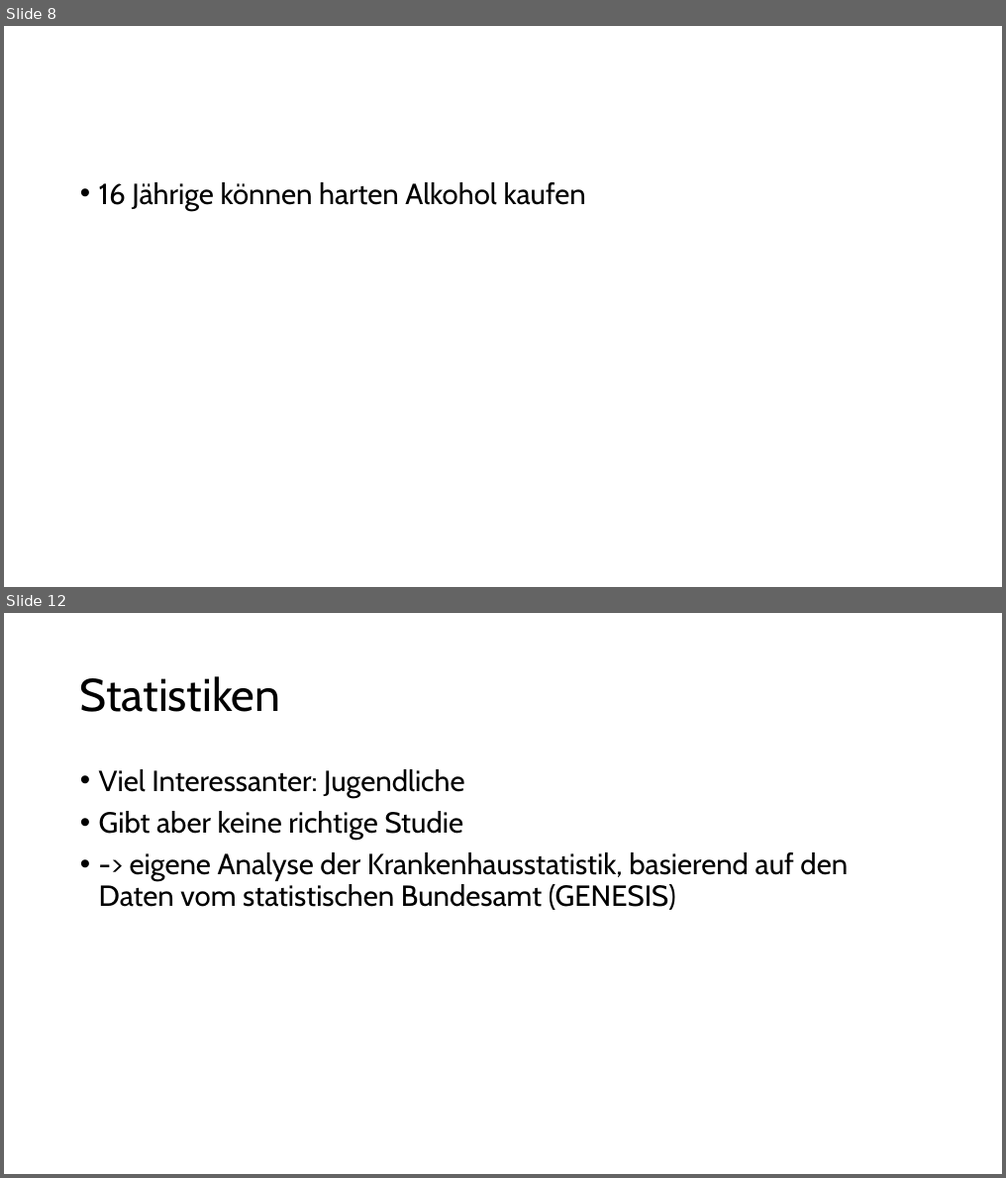
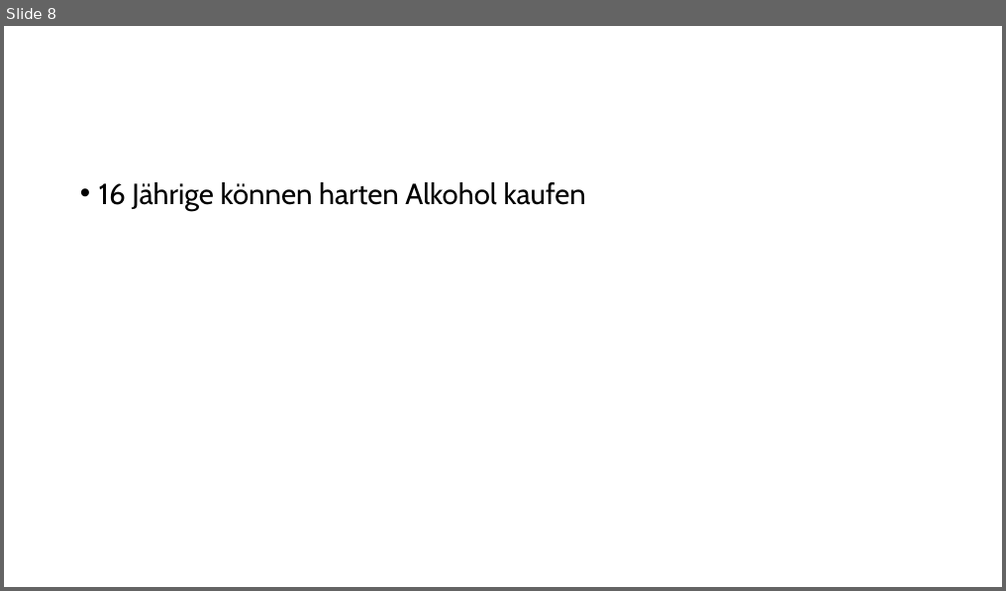
Before and after one commit to Bergschaf/Seminarkurs, a slide deck: präsi/Präsentation.odp. Shown one above the other, each under a label of ours: slides 8 and 12 before the commit, slide 8 after it; the slides between them are not shown. The pictures are 1006x1178 and 1006x591 pixels, drawn with LibreOffice and Linux fonts; fonts in the diff are those of the drawing. Boxes give left, top, right and bottom in pixels: in the first picture for what was removed or moved away, otherwise in the second. Text is boxed around its words. In the diff, an @@ line names an element or a change of style, - is before the commit and + after.

```diff
--- a/präsi/Präsentation.odp
+++ b/präsi/Präsentation.odp
@@ slide 12 removed at <box>4,613,1002,1174</box>, background #FFFFFF @@
@@ title removed at <box>80,676,281,712</box> @@
-Statistiken
@@ text removed at <box>99,769,847,910</box> @@
-• Viel Interessanter: Jugendliche
-• Gibt aber keine richtige Studie
-• -> eigene Analyse der Krankenhausstatistik, basierend auf den Daten vom statistischen Bundesamt (GENESIS)
```
Also in this commit, not shown: 1 slide changed, 13 slides added, 4 other slides removed.
